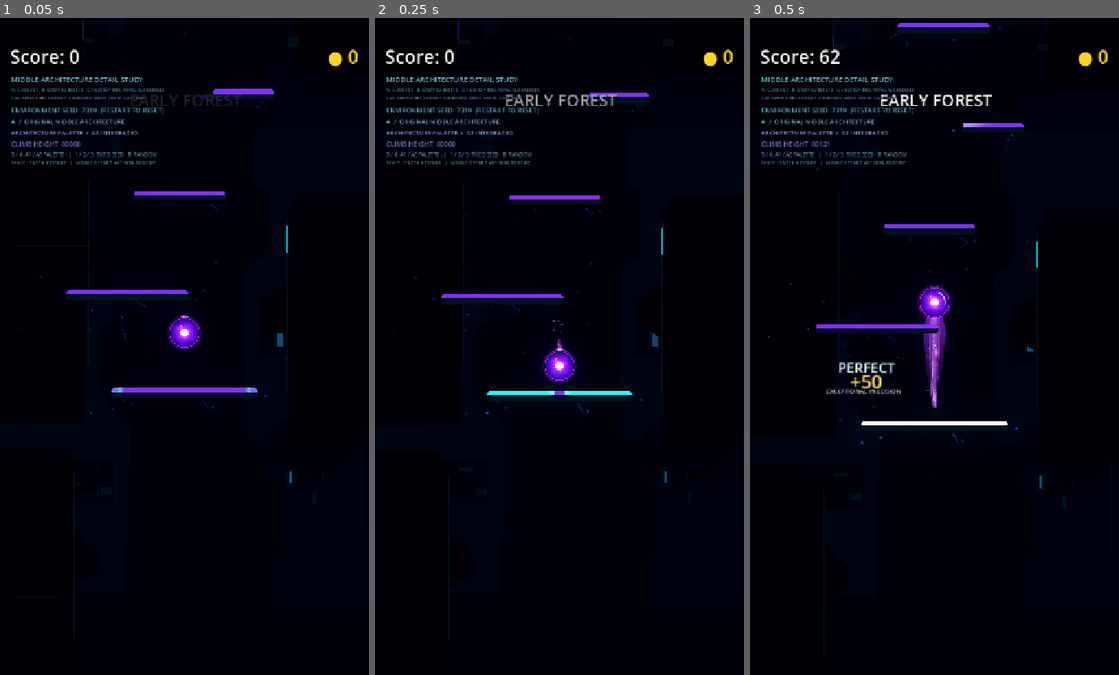
Above: before the commit, frames 1-3 (left to right).
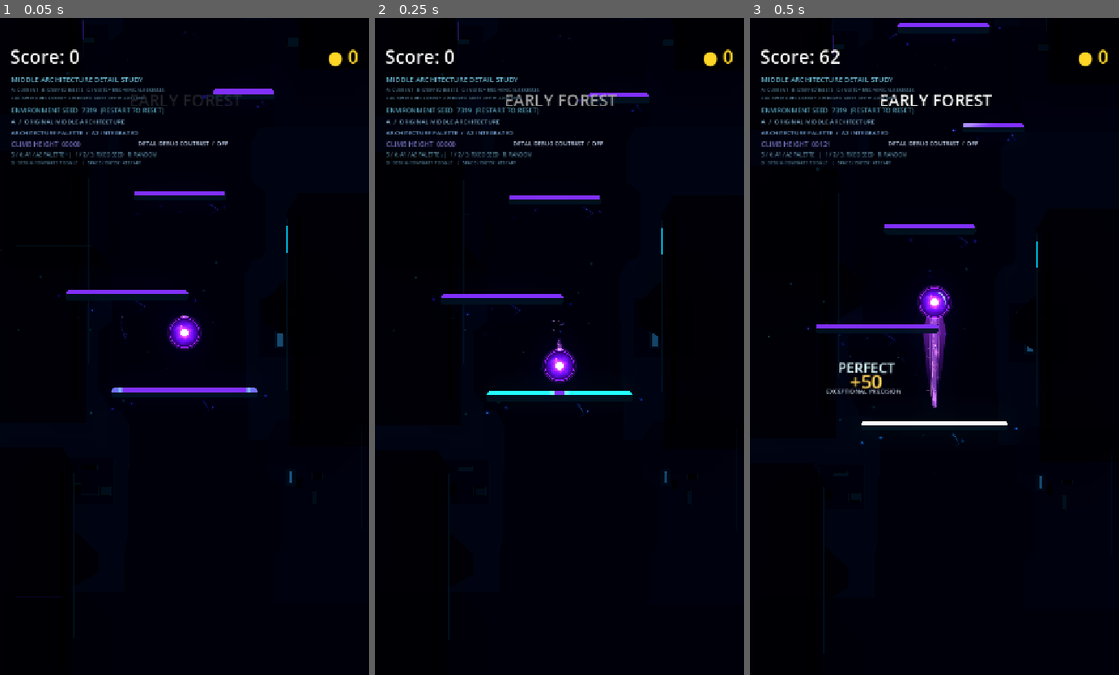
Above: after the commit, the same moments.

Repository: Kryodo/TowerJump
Game: Godot game, scene res://scenes/middle_architecture_detail_test.tscn
Same seed, same stepped clock (60 frames per second), same inputs: the game is played once before the commit and once after it. This scene is started directly instead of the project's main scene.
Inputs:
- Up to frame 1 (0.05 s): no input
- Up to frame 2 (0.25 s): no input
- Up to frame 3 (0.5 s): no input

The runs differ from the first frame. In frame 1, 0.2% of the frame differs, in the area x 4-62%, y 18-23%; in frame 2, 0.2%; in frame 3, 0.2%.

Commit message:
Add D-key debug contrast toggle to middle detail test

Diff:
--- a/scripts/middle_architecture_detail_test.gd
+++ b/scripts/middle_architecture_detail_test.gd
@@ -39,10 +39,12 @@
 var _parallax_layers: Array[Parallax2D] = []
 var _architecture: Node2D
 var _middle_treatment: MiddleTreatment = MiddleTreatment.BASELINE
+var _debug_contrast_enabled: bool = false
 var _palette_variant: int = PALETTE_A2_INTEGRATED
 var _seed_label: Label
 var _variant_label: Label
 var _palette_label: Label
+var _debug_label: Label
 var _height_label: Label
 var _start_y: float
 var _seed_rng := RandomNumberGenerator.new()
@@ -105,6 +107,8 @@
 			_set_middle_treatment(MiddleTreatment.STEPPED_INSETS)
 		KEY_C:
 			_set_middle_treatment(MiddleTreatment.INSETS_AND_MECHANICAL_RECESSES)
+		KEY_D:
+			_set_debug_contrast(not _debug_contrast_enabled)
 		KEY_5:
 			_set_palette(PALETTE_A1_DEPTH)
 		KEY_6:
@@ -164,6 +168,18 @@
 	_update_variant_label()
 
 
+func _set_debug_contrast(value: bool) -> void:
+	_debug_contrast_enabled = value
+	if _architecture != null:
+		_architecture.call("set_mid_detail_debug", _debug_contrast_enabled)
+	if _debug_label != null:
+		_debug_label.text = (
+			"DETAIL DEBUG CONTRAST  /  ON"
+			if _debug_contrast_enabled
+			else "DETAIL DEBUG CONTRAST  /  OFF"
+		)
+
+
 func _set_palette(value: int) -> void:
 	_palette_variant = value
 	if _architecture != null:
@@ -252,12 +268,19 @@
 	_add_label(
 		canvas,
 		Vector2(22.0, 275.0),
-		"SPACE / ENTER: RESTART   |   MIDDLE DETAILS ARE NON-EMISSIVE",
+		"D: DEBUG CONTRAST TOGGLE   |   SPACE / ENTER: RESTART",
 		9,
 		Color(0.36, 0.54, 0.64, 0.90)
 	)
+
+	_debug_label = Label.new()
+	_debug_label.position = Vector2(270.0, 237.0)
+	_set_label_theme(_debug_label, 11, Color(0.78, 0.84, 0.95, 0.98))
+	canvas.add_child(_debug_label)
+
 	_update_seed_label(initial_seed)
 	_set_palette(_palette_variant)
+	_set_debug_contrast(_debug_contrast_enabled)
 	_update_variant_label()
 
 
